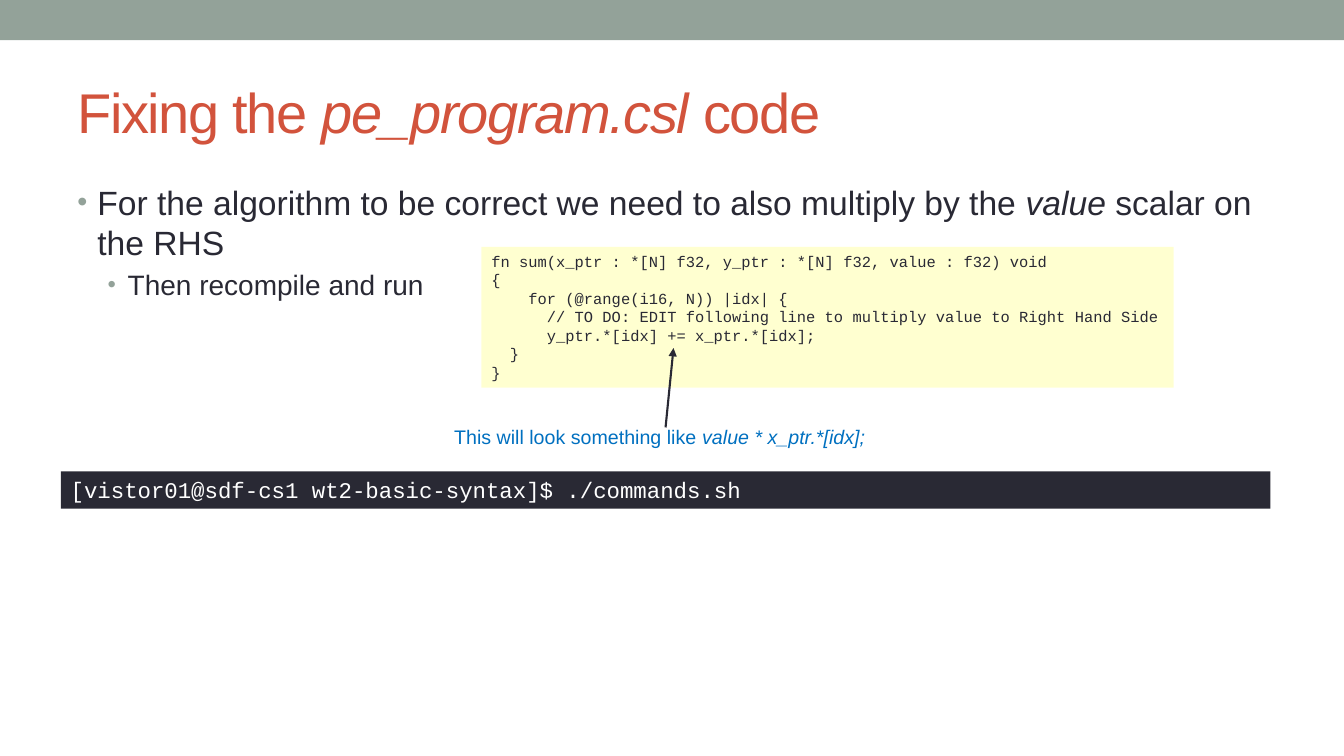
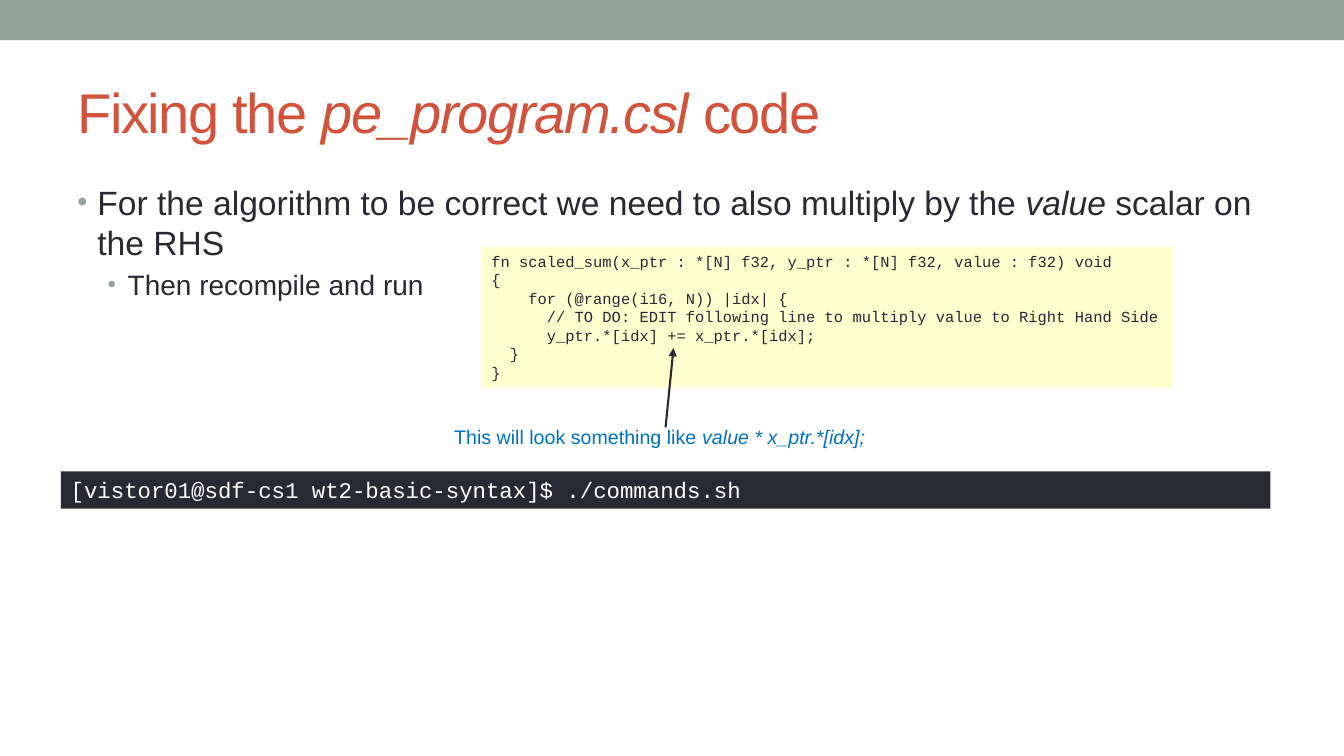
Before and after one commit to EPCCed/cs2-sdk-training, a slide deck: slide 20 of lectures/powerpoints/SDK-walkthrough-part-one.pptx (slide 19 before the commit). Drawn at 1344x756 pixels with LibreOffice and Linux fonts; fonts in the diff are those of the drawing. Boxes give left, top, right and bottom in pixels: in the first picture for what was removed or moved away, otherwise in the second. Text is boxed around its words. In the diff, an @@ line names an element or a change of style, - is before the commit and + after.

```diff
--- a/lectures/powerpoints/SDK-walkthrough-part-one.pptx
+++ b/lectures/powerpoints/SDK-walkthrough-part-one.pptx
@@ text in rectangle at [491,256,1112,271]: text changed @@
-fn sum(x_ptr : *[N] f32, y_ptr : *[N] f32, value : f32) void
+fn scaled_sum(x_ptr : *[N] f32, y_ptr : *[N] f32, value : f32) void
```
Also in this commit, not shown: 12 other slides changed, 2 slides added, 4 other files.
